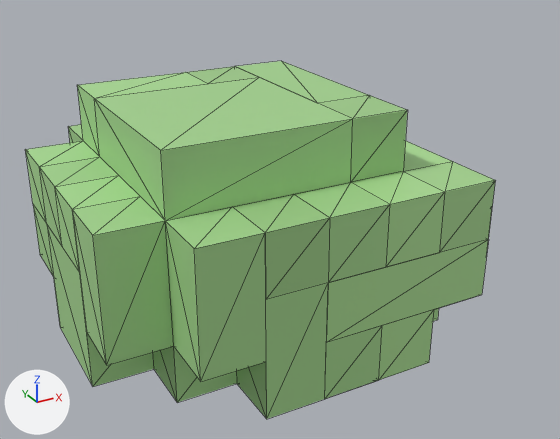
The glTF model modeles/voxel/buisson_1.glb: old version first, new version second.
Camera for both pictures: a 50 mm lens placed at (-1.45, -2.8, 1.81), pointed at (0.06, -0.06, 0.44). Arrows for +X, +Y and +Z are at lower left; the lights stay in place. The picture after the commit comes second. Mesh edges are drawn as thin lines. Vertices at exactly the same position are counted once.

The first picture shows 'geometry_0'.
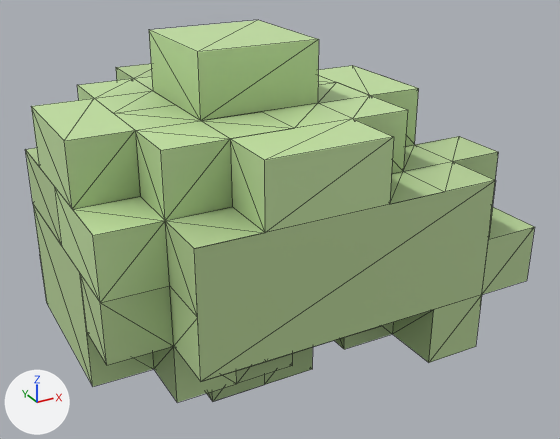
What the commit changed:
me_geometry_0 is used by ob_geometry_0; location (0.0, 0.0, 0.0).
me_geometry_0 had 137 vertices, 224 faces and spanned x -0.88..0.88, y -0.75..0.75, z 0.0..1.0.
me_geometry_0 now has 170 vertices, 286 faces and spans x -0.88..0.88, y -0.75..0.75, z -0.25..1.25.
Part 1, on me_geometry_0:
20 vertices are removed from x -0.88..0.38, y -0.75..0.75, z 0.0..0.75.
178 faces are deleted.
10 vertices are added at x -0.38..0.62, y -0.5..0.75, z 0.0..1.25.
24 new vertices lie (0.0, 0.0, 0.25) away from vertices in x -0.88..0.88, y -0.75..0.75, z 0.0..1.0.
11 new vertices lie (0.0, -0.25, 0.0) away from vertices in x -0.62..0.88, y -0.5..0.5, z 0.0..1.0.
8 new vertices lie (0.0, 0.0, -0.25) away from vertices in x -0.88..0.88, y -0.5..0.5, z 0.0..0.25.
240 new faces join them.
me_geometry_0 part 2: 48 kept faces spanning x -0.88..0.88, y -0.75..0.75, z 0.0..1.0 get new vertex colours; the middle colour goes from green #a5d68f to green #b3cf94.

Pixel boxes (x1, y1, x2, y2) of what changed, in the pictures (560 x 439 px; the box of a moved part takes in the faces that stretch with it):
'geometry_0', reshaped (8% wider, 7% taller)
    before: (25, 61, 496, 419)
    after: (25, 20, 535, 402)
part 1 of me_geometry_0, moved or reshaped
    before: (26, 61, 496, 419)
    after: (26, 20, 535, 402)
part 2 of me_geometry_0, recoloured
    before: (26, 96, 495, 204)
    after: (26, 96, 495, 362)
